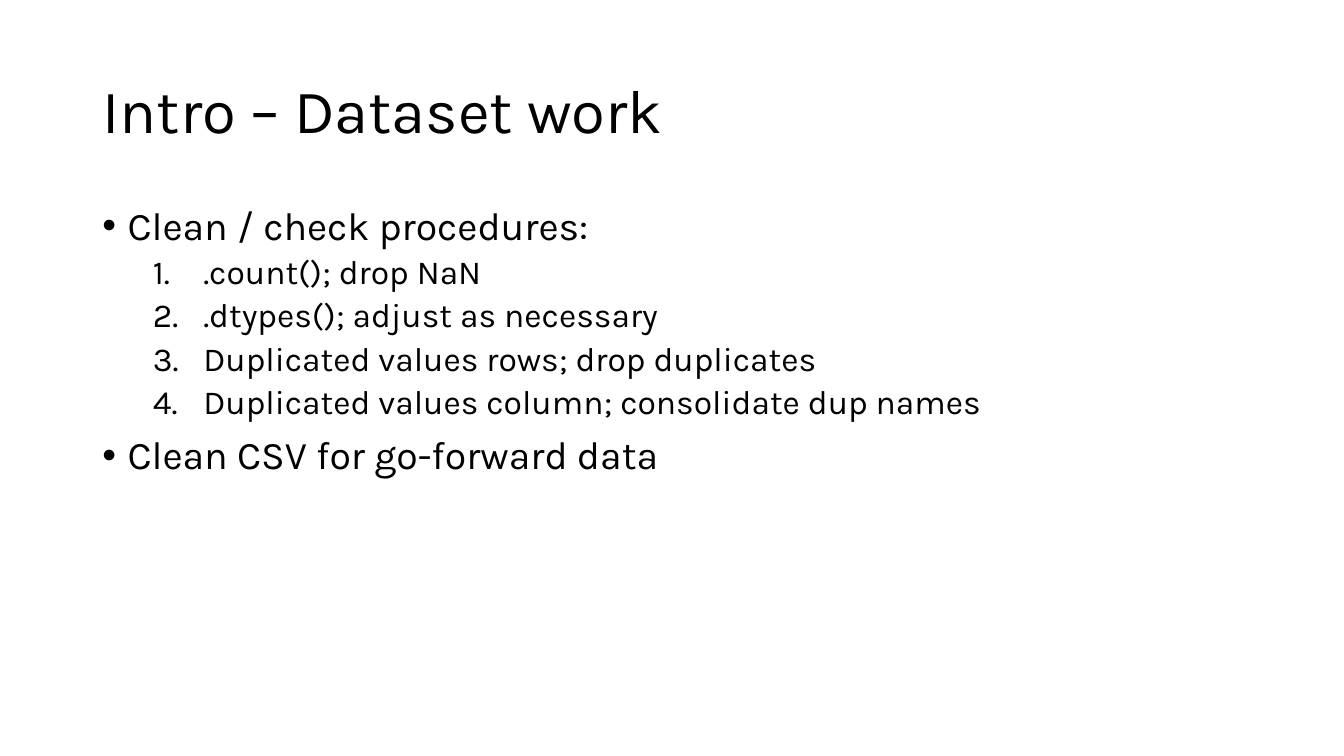
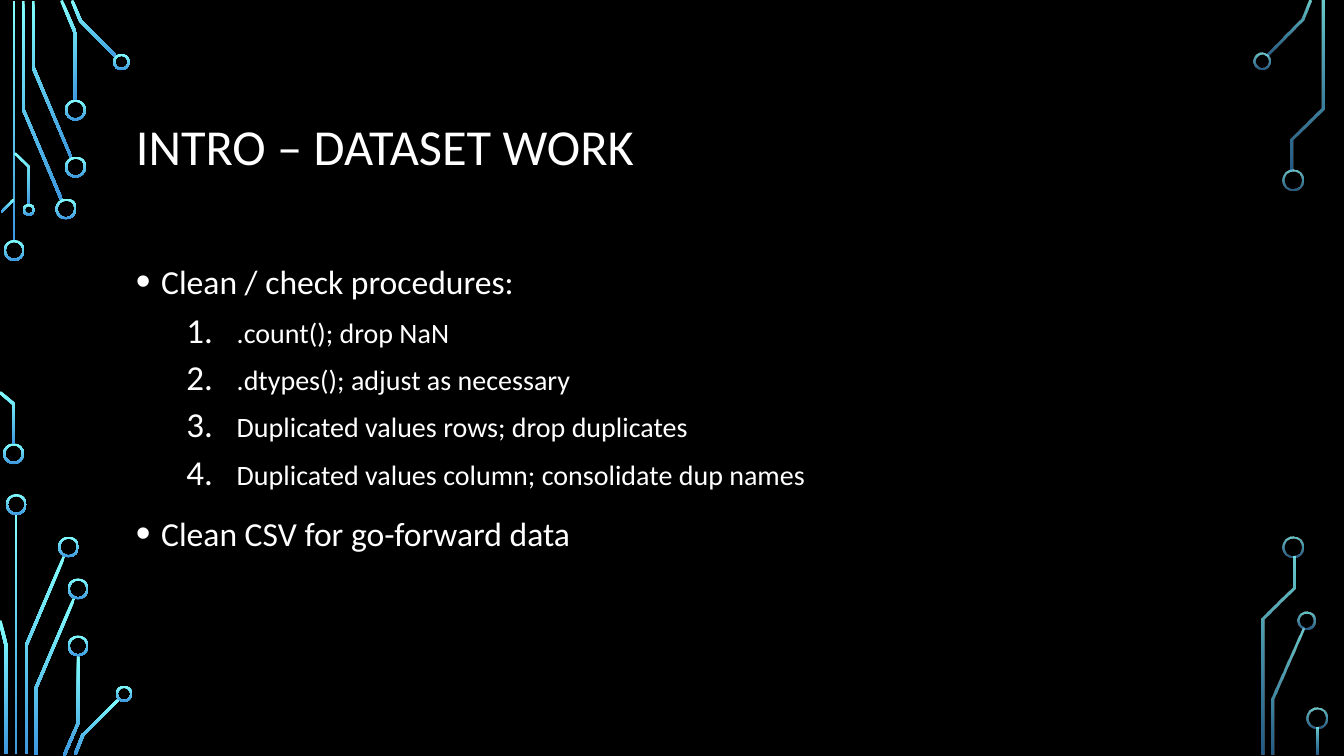
Before and after one commit to javiereyes21/Project-1, a slide deck: slide 5 of Group5Project1Presentation.pptx. Drawn at 1344x756 pixels with LibreOffice and Linux fonts; fonts in the diff are those of the drawing; background and template pictures are left out. Boxes give left, top, right and bottom in pixels: in the first picture for what was removed or moved away, otherwise in the second. Text is boxed around its words. In the diff, an @@ line names an element or a change of style, - is before the commit and + after.

```diff
--- a/Group5Project1Presentation.pptx
+++ b/Group5Project1Presentation.pptx
@@ background #FFFFFF to picture (left out) @@
@@ title at bbox=[136, 132, 634, 166]: text changed; size 44 to 36 pt; font Karla to Calibri; text colour #000000 to #FFFFFF @@
-Intro – Dataset work
+INTRO – DATASET WORK
@@ text "Clean / check procedures:": place and size @@
-text "Clean / check procedures:" at bbox=[128, 213, 981, 479]
+text "Clean / check procedures:" at bbox=[161, 270, 804, 552]
@@ text "Clean / check procedures:" at bbox=[161, 270, 804, 552]: size 28 to 24 pt in "Clean / check procedures:", "Clean CSV for go-forward data"; font Karla to Calibri, text colour #000000 to #FFFFFF; size 24 to 20 pt in ".count(); drop NaN", ".dtypes(); adjust as necessary", "Duplicated values rows; drop duplicates", "Duplicated values column; consolidate dup names"; line spacing 0.9 to 1.2 @@
@@ group added at bbox=[0, 0, 1328, 756]: 33 freeform shapes, 3 rectangles @@
```
Also in this commit, not shown: 14 other slides changed, 3 slides added, 11 other files.
